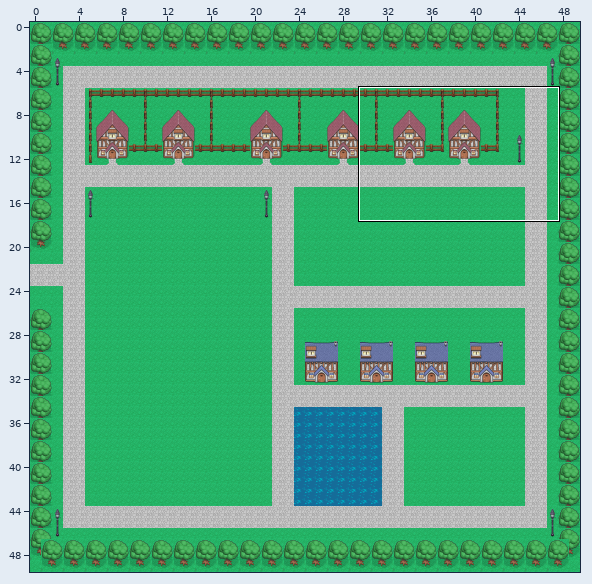
Tiled map: Space Pirates Shoedown/core/assets/tiledassets/HomeWorldMap2.tmx. The first picture is a wide view before the edit; the outline marks the close-up.
Close-up. As it was:
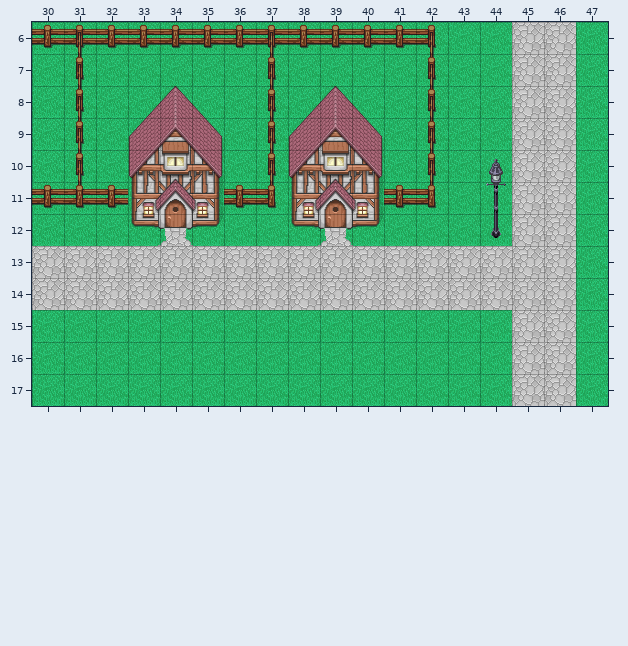
Cells are 32x32 px. Shown: x 30..47, y 6..17. The commit also changed other parts of the map, which this record leaves out.
The result:
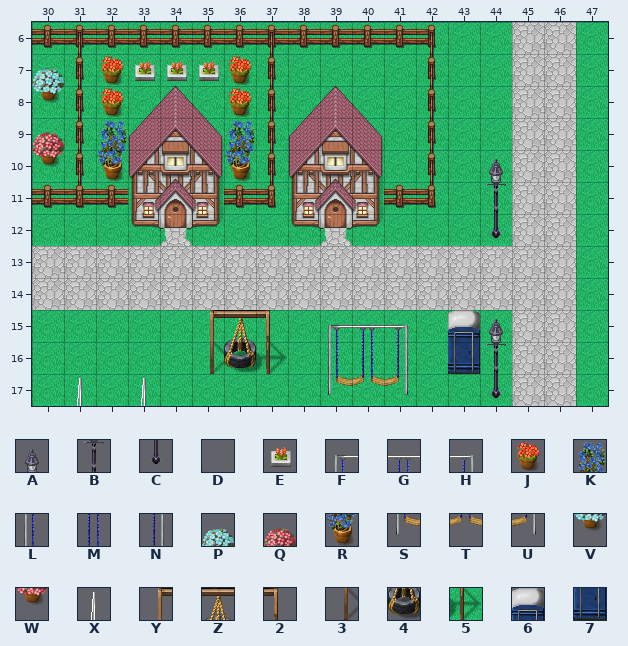
Key: from "StreetLamps": A 0, B 3, C 9; from "Tiles5": D 65; from "playground": E 33, F 117, G 118, H 119, J 131, K 132, L 133, M 134, N 135, P 145, Q 146, R 148, S 149, T 150, U 151, V 161, W 162, X 184, Y 208, Z 209, 2 210, 3 224, 4 225, 5 226, 6 232, 7 248.
_ is an empty cell.
See-through tiles are keyed as they look on the map.
The exact change:
Layer "CollisionLayer":
y 7: x 30 D -> P; x 32..36 DDDDD -> JEEEJ
y 8: x 30 D -> V; x 32 D -> J; x 36 D -> J
y 9: x 30 D -> Q; x 32 D -> K; x 36 D -> K
y 10: x 30 D -> W; x 32 D -> R; x 36 D -> R
y 15: x 35..37 DDD -> YZ2; x 39..41 DDD -> FGH; x 43..44 DD -> 6A
y 16: x 35..37 DDD -> 345; x 39..41 DDD -> LMN; x 43..44 DD -> 7B
y 17: x 31 D -> X; x 33 D -> X; x 39..41 DDD -> STU; x 44 D -> C
